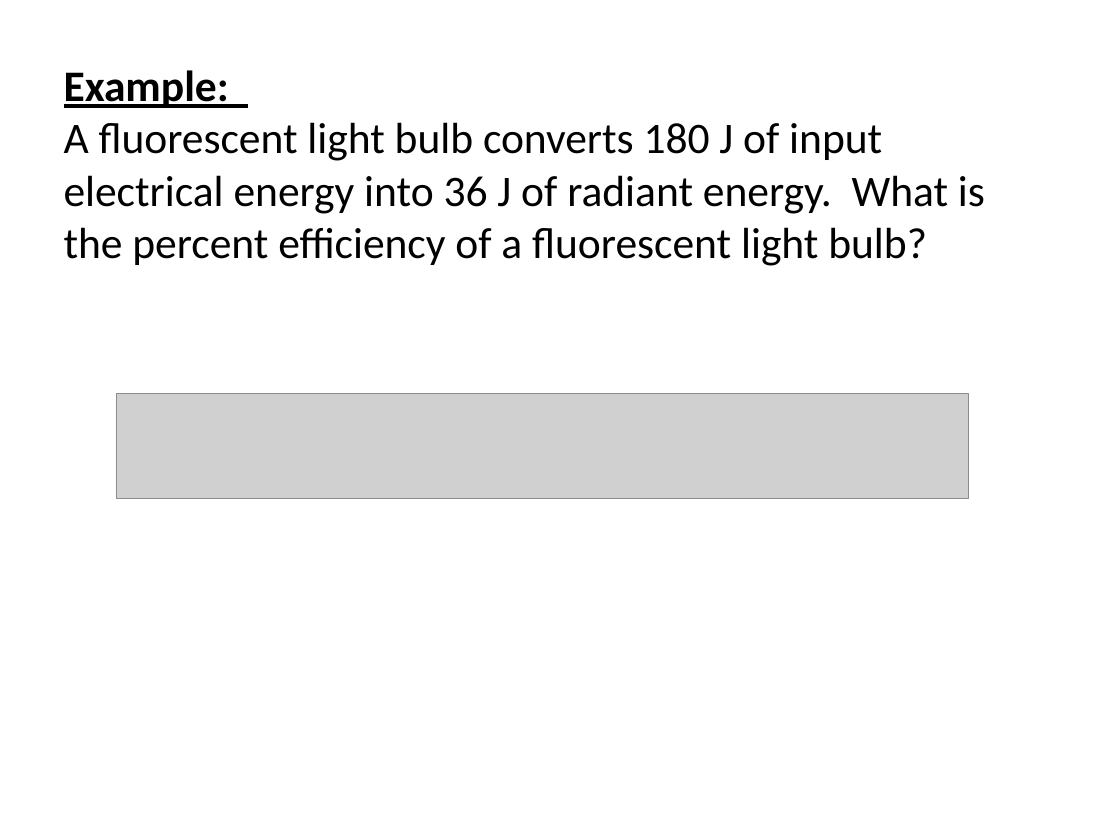
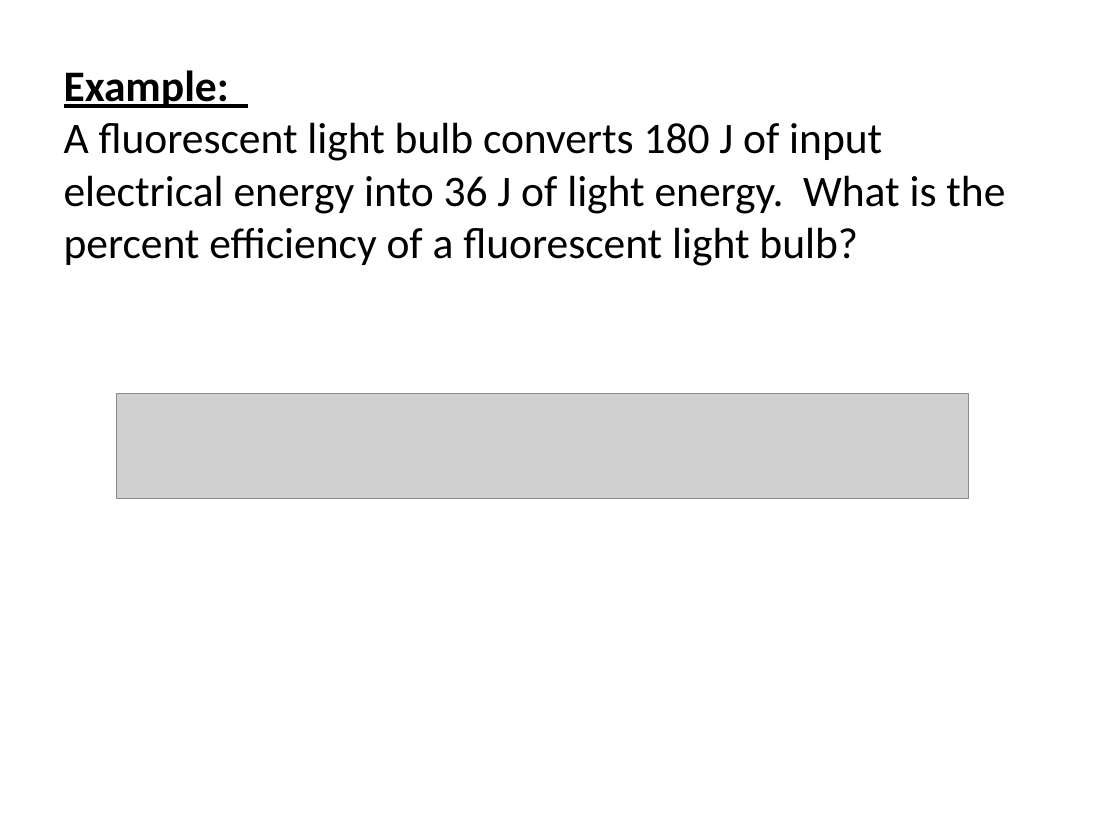
Before and after one commit to Greg5519/SPH3U0, a slide deck: slide 11 of Unit 5 Energy/Day06_PowerAndEfficiency/Power And Efficiency Presentation.pptx. Drawn at 1120x840 pixels with LibreOffice and Linux fonts; fonts in the diff are those of the drawing; grey boxes stand for pictures. Boxes give left, top, right and bottom in pixels: in the first picture for what was removed or moved away, otherwise in the second. Text is boxed around its words. In the diff, an @@ line names an element or a change of style, - is before the commit and + after.

```diff
--- a/Unit 5 Energy/Day06_PowerAndEfficiency/Power And Efficiency Presentation.pptx
+++ b/Unit 5 Energy/Day06_PowerAndEfficiency/Power And Efficiency Presentation.pptx
@@ text at (x1=64, y1=122, x2=1005, y2=266): text changed @@
-A fluorescent light bulb converts 180 J of input electrical energy into 36 J of radiant energy. What is the percent efficiency of a fluorescent light bulb?
+A fluorescent light bulb converts 180 J of input electrical energy into 36 J of light energy. What is the percent efficiency of a fluorescent light bulb?
```
Also in this commit, not shown: 1 other file.
